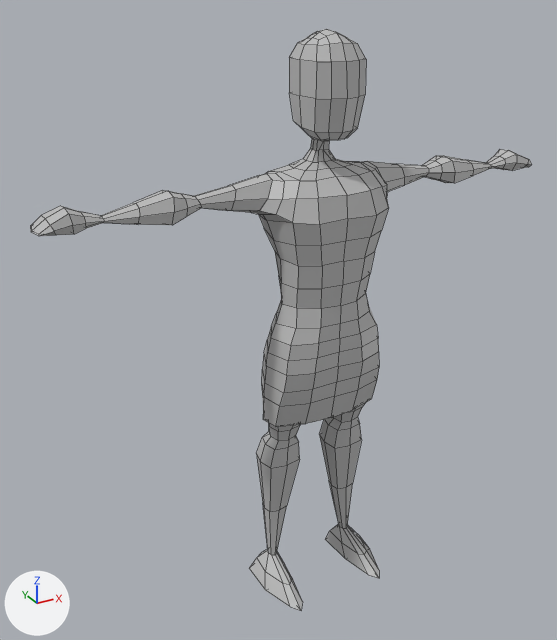
An edit to the FBX model Resources/Models/man-idle.fbx, drawn before and after from the same camera.
Rendered twice from a camera (50 mm lens) standing at (-0.082, -0.1331, 0.134) and looking at (-0.0077, 0.002, 0.0665). Every picture has the same lights, and +X, +Y and +Z are marked at lower left. Mesh edges are drawn as thin lines. Where no turn or scale is listed for an object, it has been applied to the vertices.
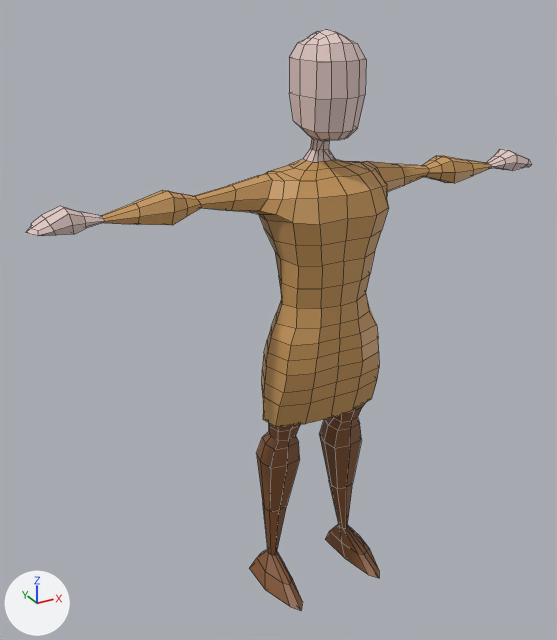
Boxes (x1, y1, x2, y2) around the edits, measured in the pictures (557 x 640 px):
```json
{"part": 1, "of": "me_mesh", "change": "recoloured", "before": [249, 403, 379, 611], "after": [249, 403, 379, 611], "on screen": "grey to brown"}
{"part": 2, "of": "me_mesh", "change": "recoloured", "before": [289, 29, 366, 162], "after": [289, 29, 366, 162]}
{"part": 3, "of": "me_mesh", "change": "recoloured", "before": [42, 206, 104, 235], "after": [42, 206, 104, 235]}
{"part": 4, "of": "me_mesh", "change": "recoloured", "before": [486, 149, 531, 170], "after": [486, 149, 531, 170]}
{"part": 5, "of": "me_mesh", "change": "recoloured", "before": [101, 155, 492, 427], "after": [101, 155, 492, 427], "on screen": "grey to brown"}
```

The change, as JSON lines over the scene's bpy script:
```json
{"op": "add", "block": "mat_surfaceshader5", "code": ["mat_surfaceshader5 = principled_material('surfaceShader5')", "mat_surfaceshader5.base_color = (0.216, 0.0829, 0.0254)  # brown #80512c"]}
{"op": "add", "block": "mat_surfaceshader4", "code": ["mat_surfaceshader4 = principled_material('surfaceShader4')", "mat_surfaceshader4.base_color = (0.765, 0.586, 0.555)  # light grey #e3c9c4"]}
{"op": "add", "block": "mat_surfaceshader2", "code": ["mat_surfaceshader2 = principled_material('surfaceShader2')", "mat_surfaceshader2.base_color = (0.569, 0.308, 0.1)  # orange #c79759"]}
{"block": "me_mesh", "where": "me_mesh.from_pydata(...)  # 640 vertices, 642 faces; spans x -0.0578..0.0586, y -0.0152..0.0072, z 0.0..0.1259"}
{"block": "me_mesh", "where": "# used by ob_polysurface1; location = (0.0, 0.0, 0.0)"}
{"block": "me_mesh", "change": "me_mesh part 1: all 136 faces centred in x -0.0144..0.0144, y -0.0112..0.0039, z 0.0..0.0438 switch from mat_lambert1 (grey #bcbcbc) to mat_surfaceshader5 (brown #80512c)"}
{"block": "me_mesh", "change": "me_mesh part 2: all 102 faces centred in x -0.0057..0.0057, y -0.0097..0.004, z 0.102..0.1254 switch from mat_lambert1 (grey #bcbcbc) to mat_surfaceshader4 (light grey #e3c9c4)"}
{"block": "me_mesh", "change": "me_mesh part 3: all 36 faces centred in x -0.0574..-0.047, y -0.0041..0.0024, z 0.094..0.0975 switch from mat_lambert1 (grey #bcbcbc) to mat_surfaceshader4 (light grey #e3c9c4)"}
{"block": "me_mesh", "change": "me_mesh part 4: all 36 faces centred in x 0.047..0.0574, y -0.0041..0.0024, z 0.094..0.0975 switch from mat_lambert1 (grey #bcbcbc) to mat_surfaceshader4 (light grey #e3c9c4)"}
{"block": "me_mesh", "change": "me_mesh part 5: all 332 faces centred in x -0.0424..0.0424, y -0.0119..0.0071, z 0.0445..0.1008 switch from mat_lambert1 (grey #bcbcbc) to mat_surfaceshader2 (orange #c79759)"}
```
